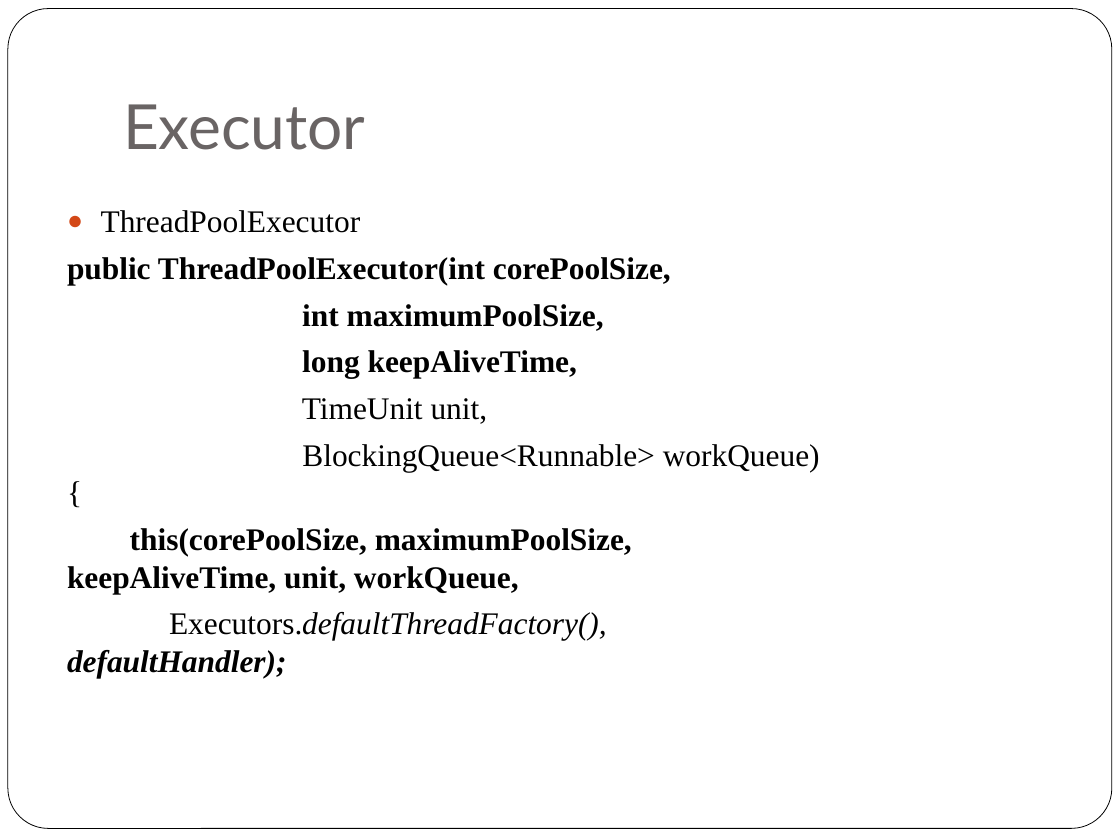
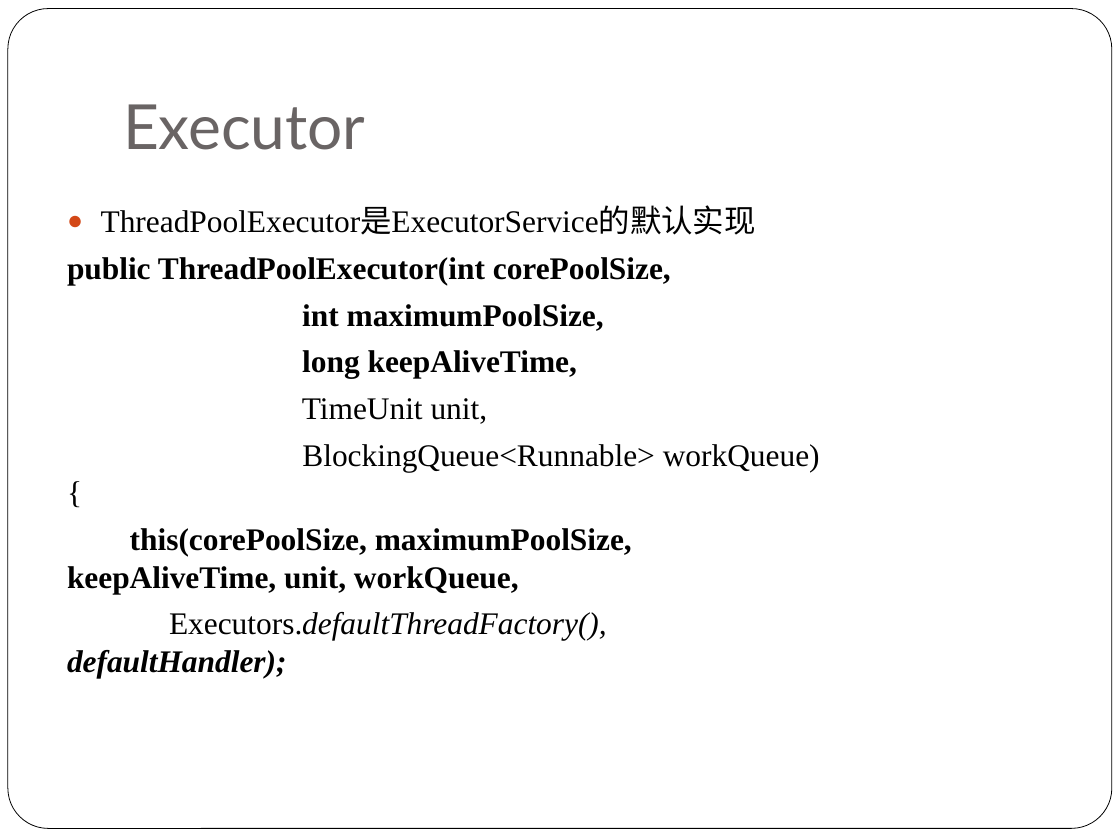
Before and after one commit to NickyQian/Practice, a slide deck: slide 23 of Document/Java Concurrency.pptx (slide 22 before the commit). Drawn at 1120x840 pixels with LibreOffice and Linux fonts; fonts in the diff are those of the drawing. Boxes give left, top, right and bottom in pixels: in the first picture for what was removed or moved away, otherwise in the second. Text is boxed around its words. In the diff, an @@ line names an element or a change of style, - is before the commit and + after.

```diff
--- a/Document/Java Concurrency.pptx
+++ b/Document/Java Concurrency.pptx
@@ text at bbox=[101, 208, 756, 235]: text changed @@
-● ThreadPoolExecutor
+● ThreadPoolExecutor是ExecutorService的默认实现
```
Also in this commit, not shown: 8 other slides changed, 11 slides added, 2 slides removed.
